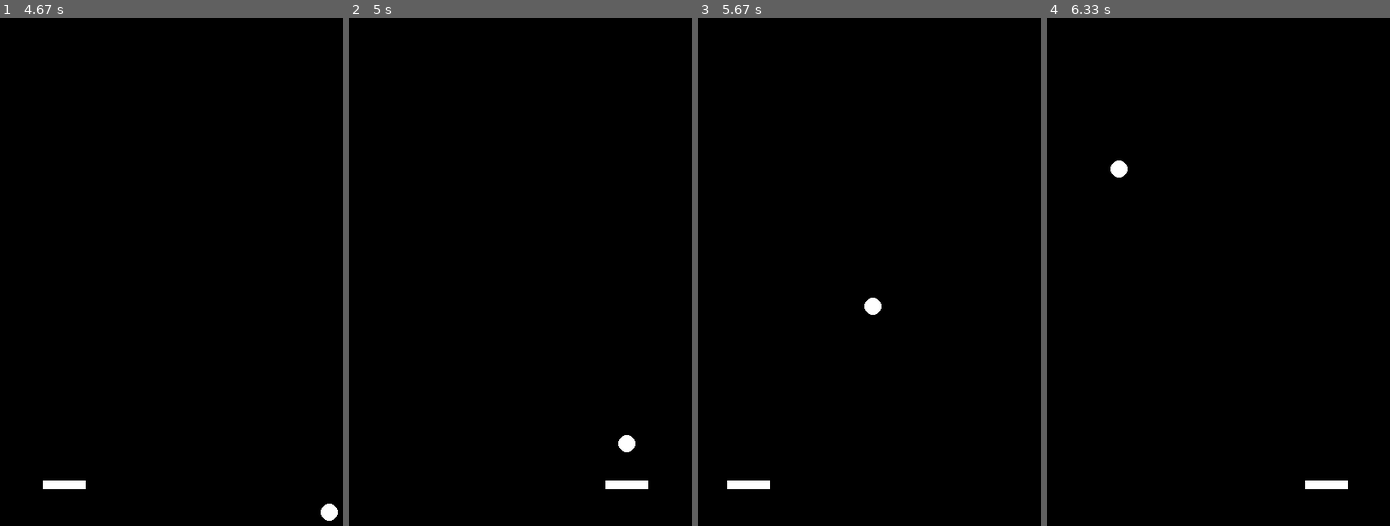
Above: before the commit, frames 1-4 (left to right).
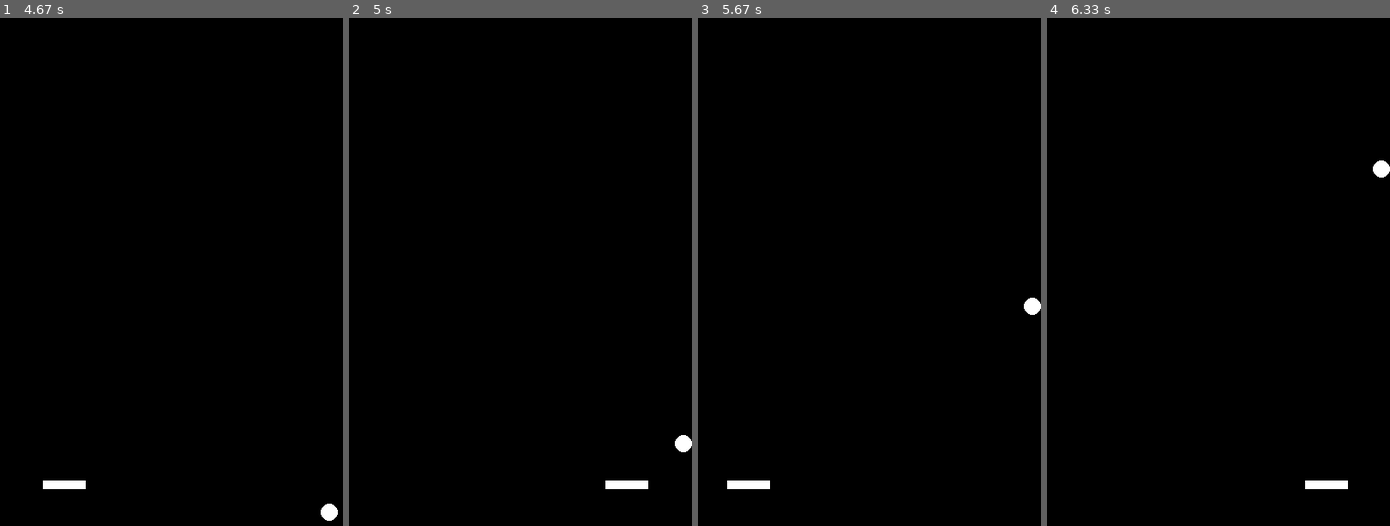
Above: after the commit, the same moments.

Repository: Vermee81/pygame-pingpong
Game: pygame game, started from main.py
Same seed, same stepped clock (60 frames per second), same inputs: the game is played once before the commit and once after it.
Inputs (mouse positions are in pixels of both pictures, inside the frame that each line leads up to):
- Up to frame 1 (4.67 s): click (171, 272) at 0.38 s; click (205, 383) at 0.72 s; click (294, 449) at 1.05 s; click (89, 170) at 1.38 s; click (171, 332) at 1.72 s; click (123, 165) at 2.05 s; click (291, 404) at 2.38 s; click (61, 322) at 2.72 s; click (72, 170) at 3.05 s; click (89, 358) at 3.38 s; click (294, 388) at 3.72 s; click (68, 459) at 4.05 s; click (65, 302) at 4.38 s
- Up to frame 2 (5 s): click (626, 393) at 4.72 s
- Up to frame 3 (5.67 s): click (931, 439) at 5.05 s; click (749, 449) at 5.38 s
- Up to frame 4 (6.33 s): click (1132, 358) at 5.72 s; click (1328, 155) at 6.05 s

Frame 1 is identical in both runs. In frame 2, 0.3% of the frame differs, in the area x 78-100%, y 82-86%; in frame 3, 0.3%; in frame 4, 0.3%.

Commit message:
ボールが棒に当たって跳ね返るようにする

Diff:
--- a/model/ball.py
+++ b/model/ball.py
@@ -14,7 +14,21 @@
         self.dx, self.dy = 3, -4  # ボールのx軸、y軸のスピード
 
     def update(self, SCREEN: pygame.locals.Rect):
+        old_rect = self.rect.copy()
         self.rect.move_ip(self.dx, self.dy)
+        if self.rect.colliderect(self.bar.rect):
+            if self.bar.rect.left >= old_rect.right:
+                self.rect.right = self.bar.rect.left
+                self.dx = -self.dx
+            elif self.bar.rect.right < old_rect.left:
+                self.rect.left = self.bar.rect.right
+                self.dx = -self.dx
+            elif self.bar.rect.top >= old_rect.bottom:
+                self.rect.bottom = self.bar.rect.top
+                self.dy = -self.dy
+            else:
+                self.rect.top = self.bar.rect.bottom
+                self.dy = -self.dy
         if self.rect.left < SCREEN.left or self.rect.bottom > SCREEN.bottom:
             self.dx = -self.dx
         if self.rect.top < SCREEN.top or self.rect.bottom > SCREEN.bottom:
